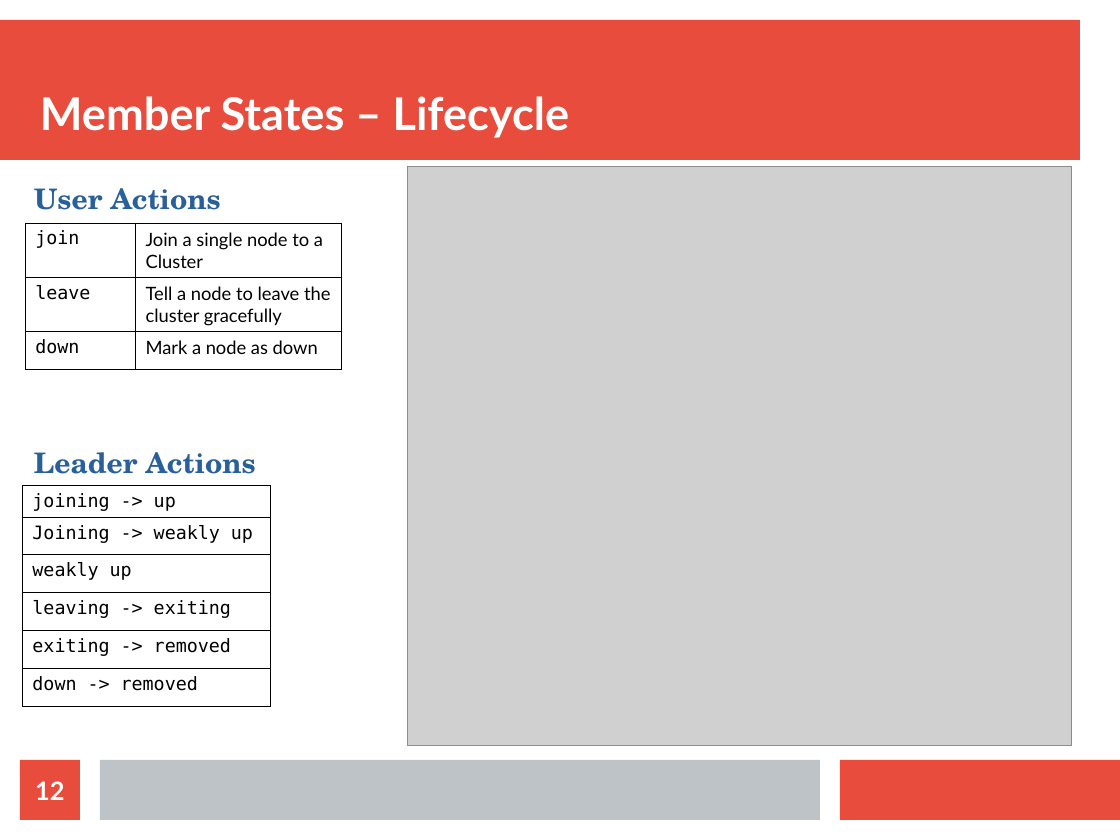
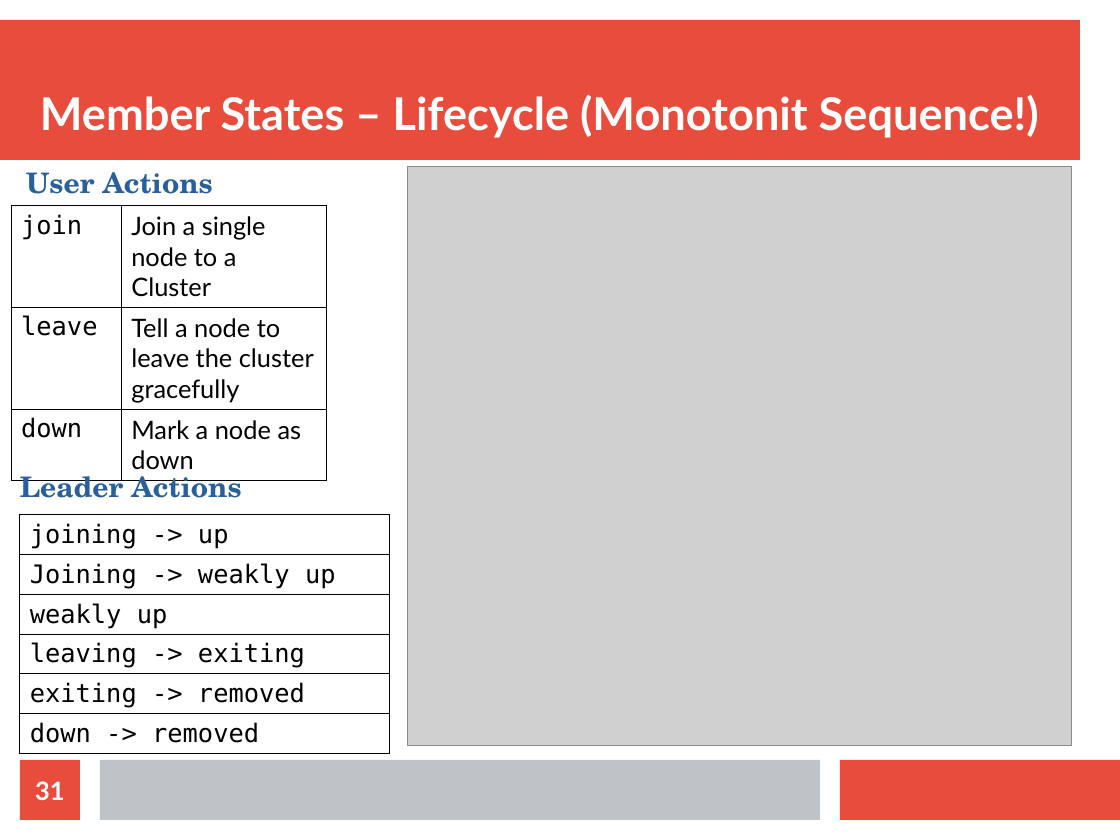
Before and after one commit to bytemania/akka-java-cluster, a slide deck: slide 31 of src/main/resources/res/presentation.odp (slide 12 before the commit). Drawn at 1120x840 pixels with LibreOffice and Linux fonts; fonts in the diff are those of the drawing; grey boxes stand for pictures. Boxes give left, top, right and bottom in pixels: in the first picture for what was removed or moved away, otherwise in the second. Text is boxed around its words. In the diff, an @@ line names an element or a change of style, - is before the commit and + after.

Commit message:
presentation update

```diff
--- a/src/main/resources/res/presentation.odp
+++ b/src/main/resources/res/presentation.odp
@@ title at [40,94,1039,138]: text changed @@
-Member States – Lifecycle
+Member States – Lifecycle (Monotonit Sequence!)
@@ text "User Actions": place and size @@
-text "User Actions" at [34,188,221,210]
+text "User Actions" at [26,172,213,194]
@@ table at [11,205,326,473] @@
@@ size 13 to 18 pt @@
@@ table: place and size @@
-table at [25,223,340,364]
+table at [11,205,326,473]
@@ text "Leader Actions" rewrapped from [34,452,256,474] to [20,468,241,498] @@
@@ table at [19,514,389,756] @@
@@ size 13 to 18 pt @@
@@ table: place and size @@
-table at [22,486,270,706]
+table at [19,514,389,756]
@@ page number at [35,781,64,800]: text changed @@
-12
+31
```
Also in this commit, not shown: 13 other slides changed, 23 slides added, 2 other files.
